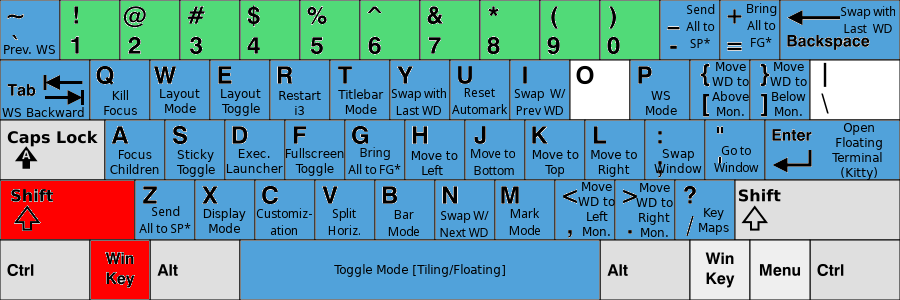
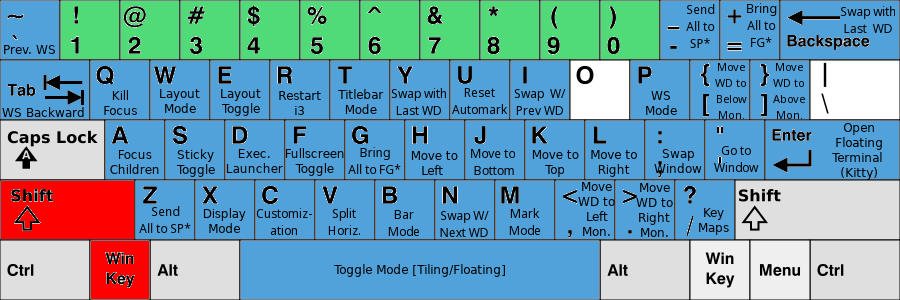
Layers edited between the first and the second (900, 300) image:
painted on "Move ... #3" over (770, 62, 807, 119)
painted on "Move ... #2" over (712, 62, 749, 119)
